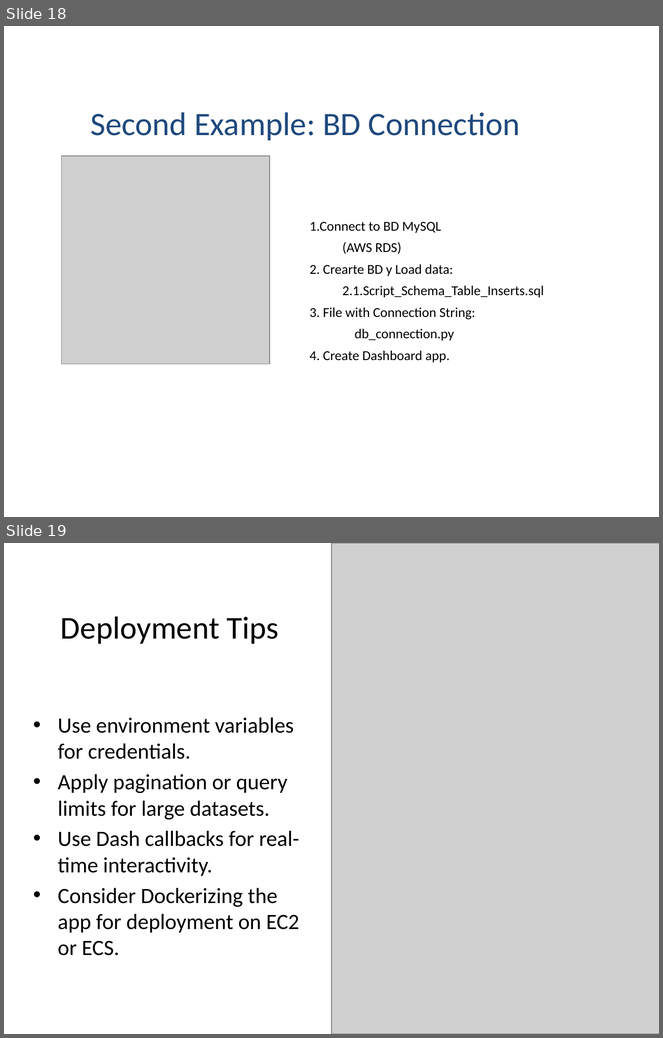
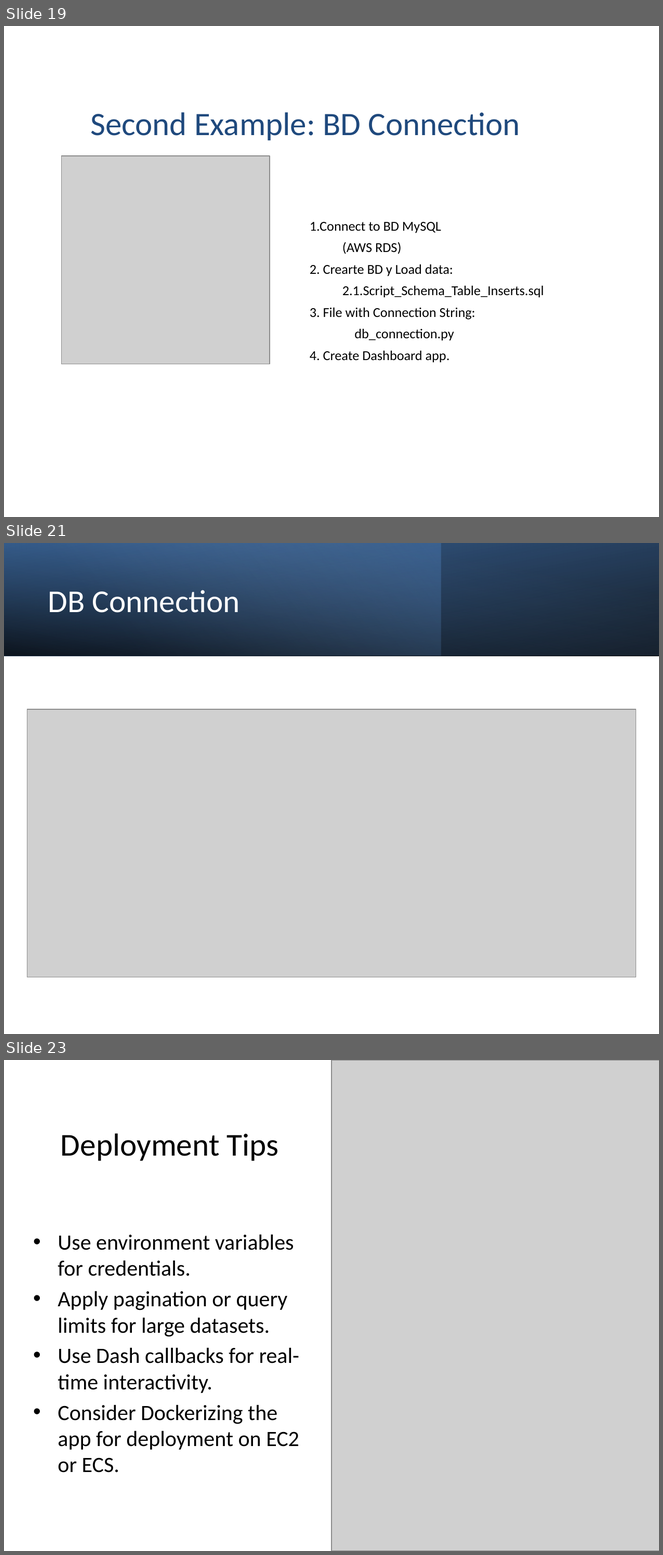
Before and after one commit to epinedaWorks/DashboardPyConColombia, a slide deck: Dash_Presentation.pptx. Shown one above the other, each under a label of ours: slides 18 and 19 before the commit, slides 19, 21 and 23 after it; the slides between them are not shown. The pictures are 663x1038 and 663x1555 pixels, drawn with LibreOffice and Linux fonts; fonts in the diff are those of the drawing; grey boxes stand for pictures. Boxes give left, top, right and bottom in pixels: in the first picture for what was removed or moved away, otherwise in the second. Text is boxed around its words. In the diff, an @@ line names an element or a change of style, - is before the commit and + after.

```diff
--- a/Dash_Presentation.pptx
+++ b/Dash_Presentation.pptx
@@ slide 21 added at bbox=[4, 543, 659, 1034], background #FFFFFF @@
@@ rectangle added at bbox=[4, 543, 659, 656], fill gradient #000000 to #376092 @@
@@ rectangle added at bbox=[4, 543, 441, 656], fill gradient #4F81BD to #95B3D7 @@
@@ rectangle added at bbox=[4, 543, 659, 656], fill gradient #000000 to #4F81BD @@
@@ title added at bbox=[48, 590, 240, 613], 35 pt, text #FFFFFF @@
+DB Connection
@@ picture added at bbox=[27, 709, 636, 977] @@
@@ what was slide 18 is now slide 19 @@
@@ what was slide 19 is now slide 23 @@
```
Also in this commit, not shown: 3 other slides added.
